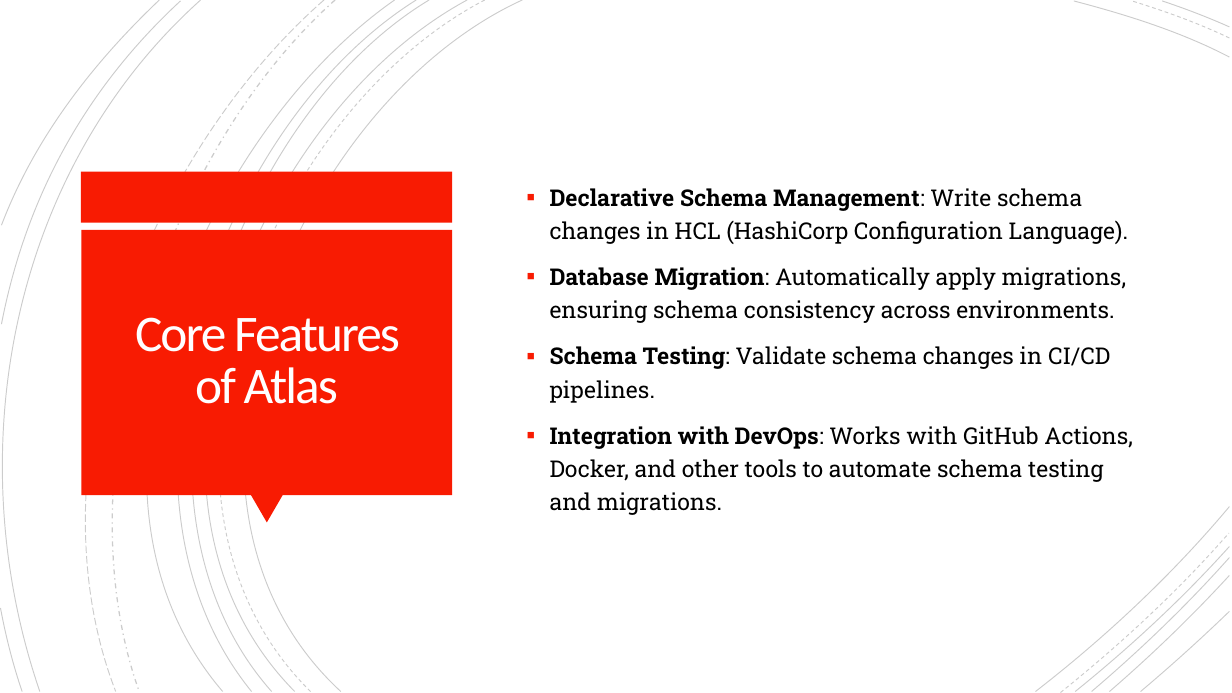
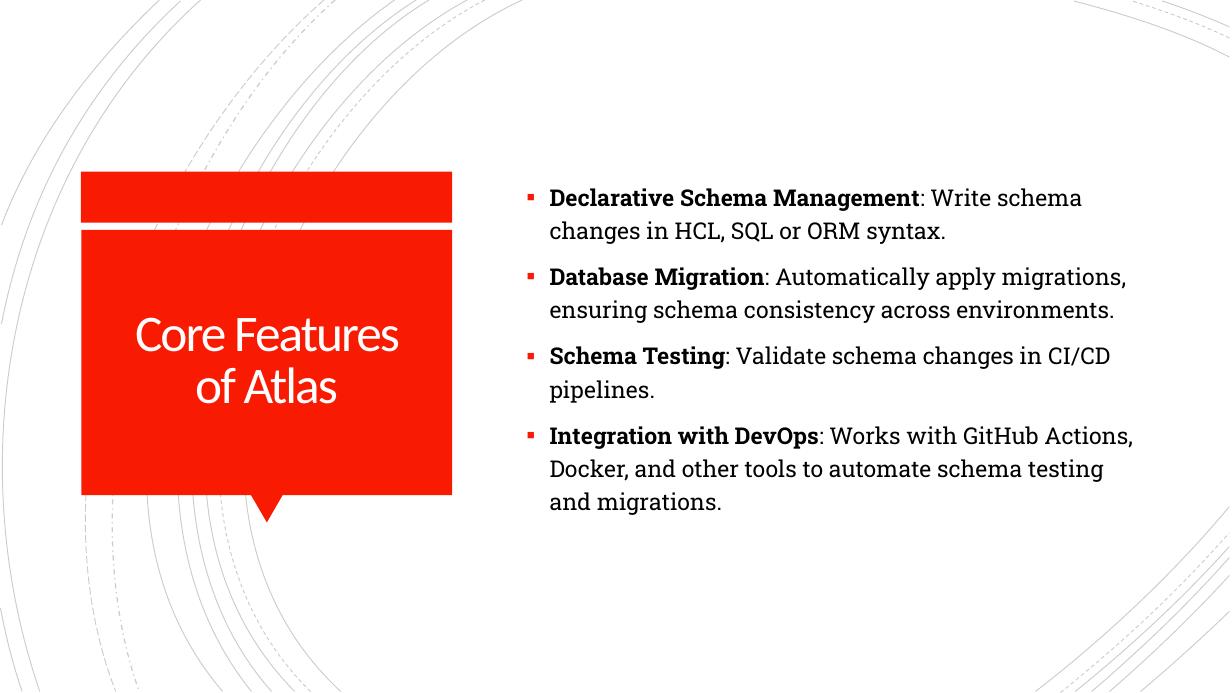
Before and after one commit to peretzrickett/ariga, a slide deck: slide 3 of atlas/AtlasOverviewAndDemo.pptx. Drawn at 1232x693 pixels with LibreOffice and Linux fonts; fonts in the diff are those of the drawing. Boxes give left, top, right and bottom in pixels: in the first picture for what was removed or moved away, otherwise in the second. Text is boxed around its words. In the diff, an @@ line names an element or a change of style, - is before the commit and + after.

Commit message:
update ppt

```diff
--- a/atlas/AtlasOverviewAndDemo.pptx
+++ b/atlas/AtlasOverviewAndDemo.pptx
@@ text at (550,188,1082,244): text changed @@
-▪ Declarative Schema Management: Write schema changes in HCL (HashiCorp Configuration Language).
+▪ Declarative Schema Management: Write schema changes in HCL, SQL or ORM syntax.
```
Also in this commit, not shown: 1 other slide changed.
